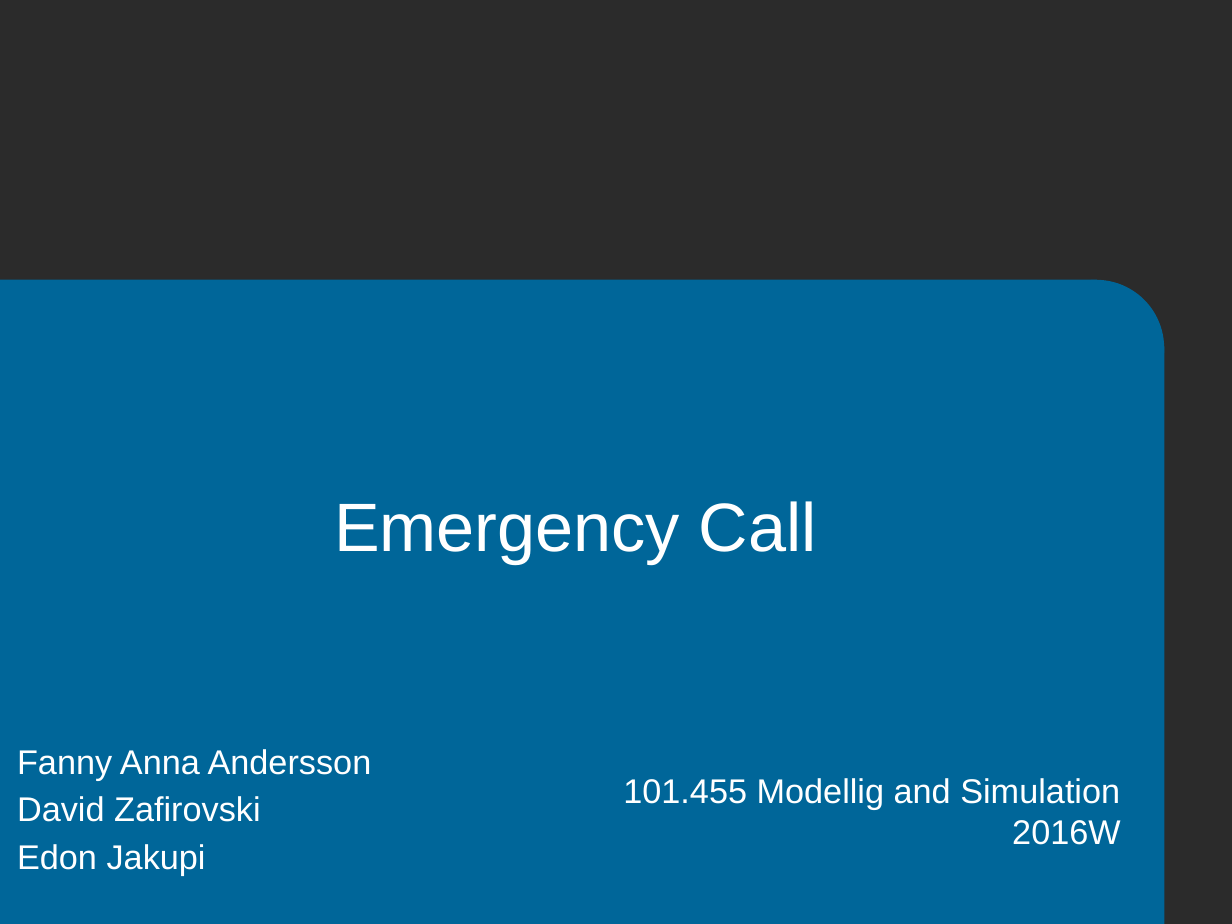
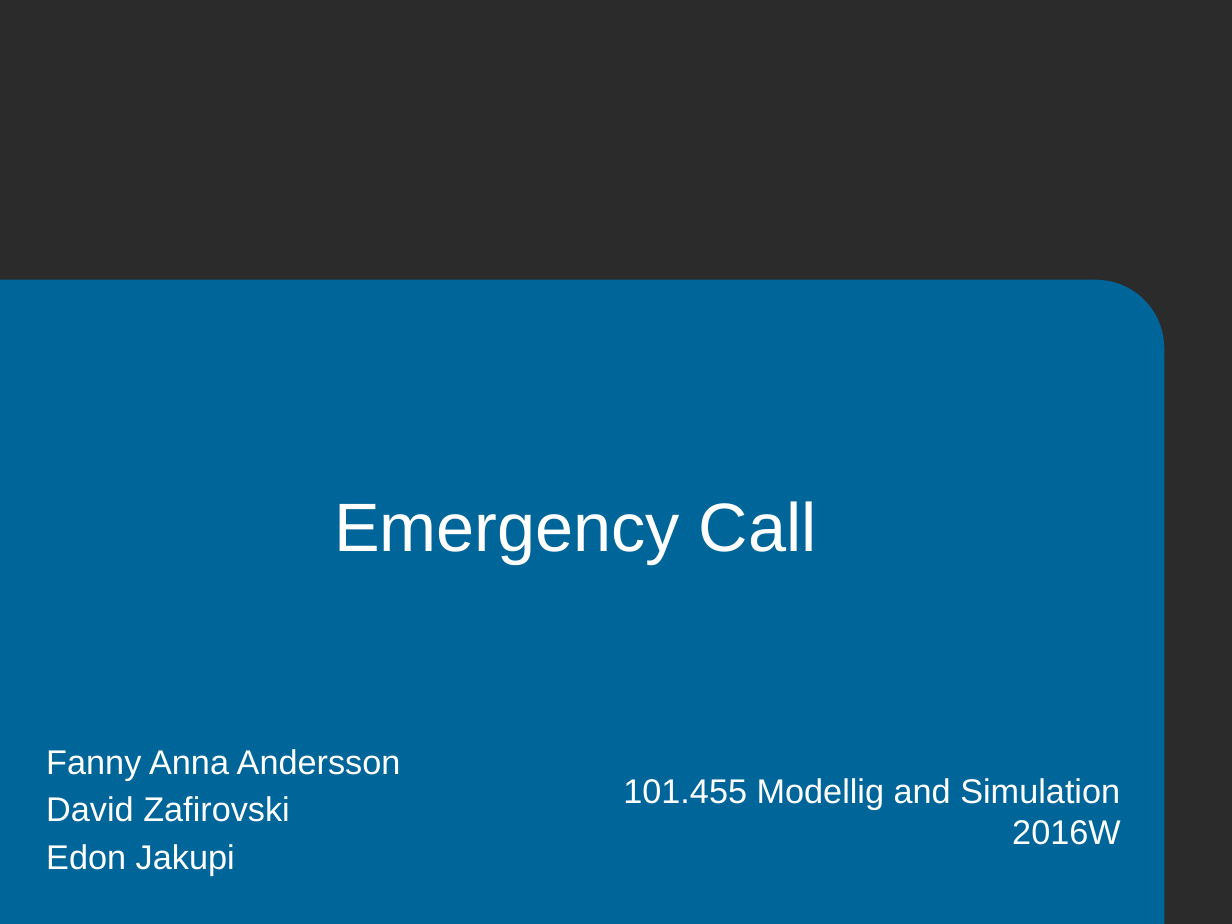
Before and after one commit to edonjakupi/MaS_Project, a slide deck: slide 1 of EmergencyCall_presentation.pptx. Drawn at 1232x924 pixels with LibreOffice and Linux fonts; fonts in the diff are those of the drawing; background and template pictures are left out; a plain dark background stands for a picture behind light text. Boxes give left, top, right and bottom in pixels: in the first picture for what was removed or moved away, otherwise in the second. Text is boxed around its words. In the diff, an @@ line names an element or a change of style, - is before the commit and + after.

```diff
--- a/EmergencyCall_presentation.pptx
+++ b/EmergencyCall_presentation.pptx
@@ text "Fanny Anna Andersson": place and size @@
-text "Fanny Anna Andersson" at (17,749,372,876)
+text "Fanny Anna Andersson" at (46,749,401,876)
```
Also in this commit, not shown: 4 other files.
